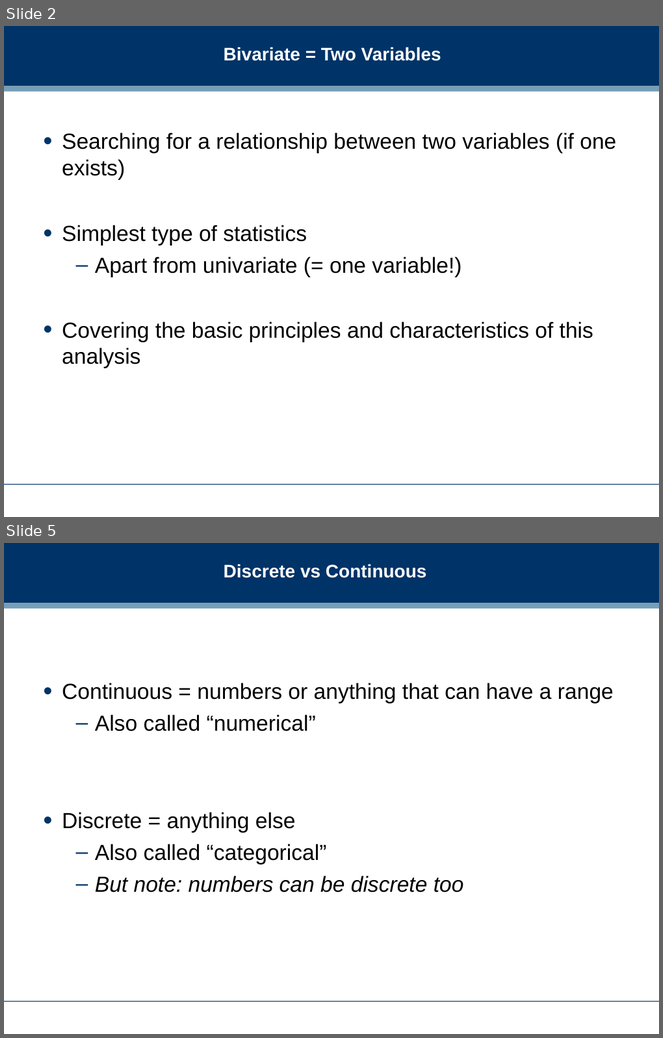
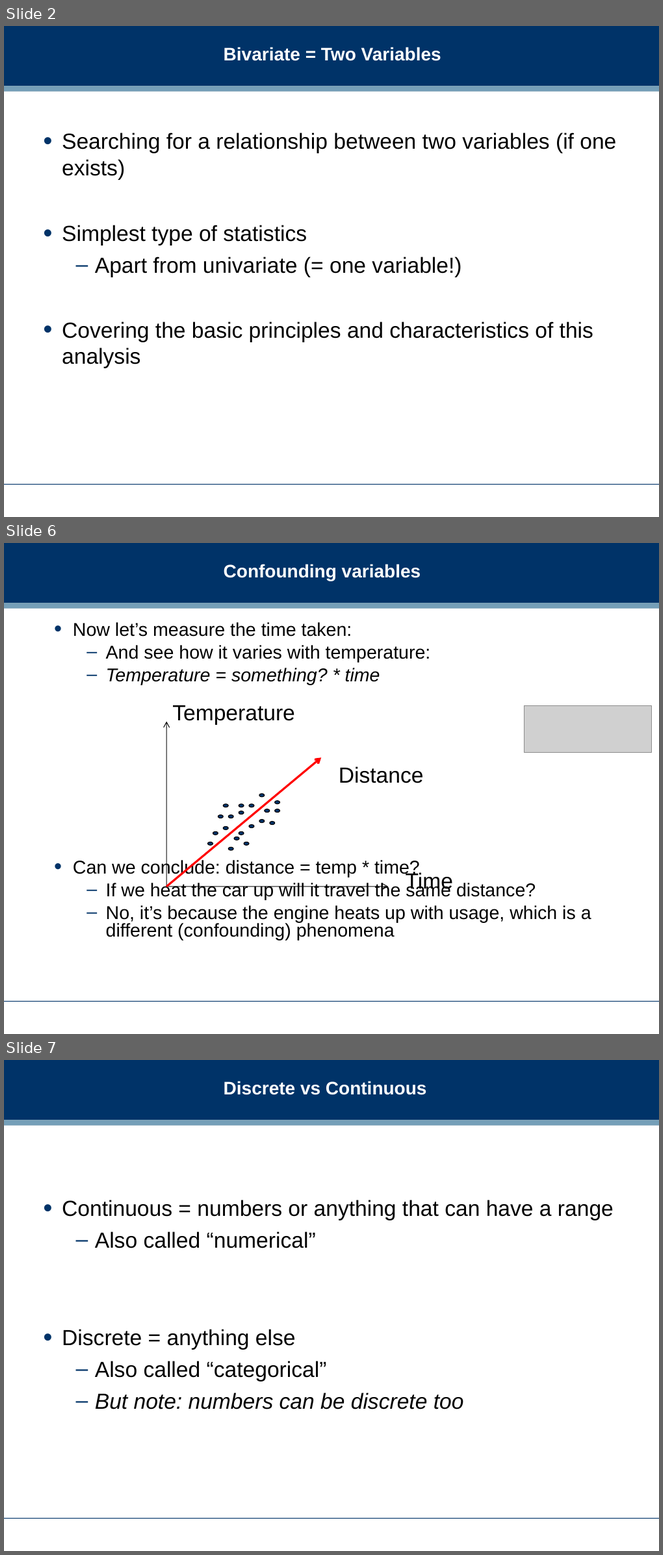
Before and after one commit to dreamind/ix, a slide deck: lectures/making-sense-data/bivariate-analysis.ppt. Shown one above the other, each under a label of ours: slides 2 and 5 before the commit, slides 2, 6 and 7 after it; the slides between them are not shown. The pictures are 663x1038 and 663x1555 pixels, drawn with LibreOffice and Linux fonts; fonts in the diff are those of the drawing; grey boxes stand for pictures; background and template pictures are left out. Boxes give left, top, right and bottom in pixels: in the first picture for what was removed or moved away, otherwise in the second. Text is boxed around its words. In the diff, an @@ line names an element or a change of style, - is before the commit and + after.

```diff
--- a/lectures/making-sense-data/bivariate-analysis.ppt
+++ b/lectures/making-sense-data/bivariate-analysis.ppt
@@ slide 6 added at [4, 543, 659, 1034], background #FFFFFF; not listed: 3 template elements that a slide beside it also shows @@
@@ title added at [224, 564, 421, 581], 20 pt, text #FFFFFF, bold @@
+Confounding variables
@@ text added at [73, 622, 592, 941], 20.4 pt, text #000000 @@
+• Now let’s measure the time taken:
+  – And see how it varies with temperature:
+  – Temperature = something? * time
+• Can we conclude: distance = temp * time?
+  – If we heat the car up will it travel the same distance?
+  – No, it’s because the engine heats up with usage, which is a different (confounding) phenomena
@@ text added at [172, 705, 295, 725], 24 pt, text #000000 @@
+Temperature
@@ picture added at [524, 706, 651, 753] @@
@@ arrow added from (166, 887) to (166, 722), #000000 0.74 pt @@
@@ arrow added from (166, 887) to (321, 758), #FF0000 2.24 pt @@
@@ text added at [339, 767, 424, 783], 24 pt, text #000000 @@
+Distance
@@ ellipse added at [259, 794, 265, 797], fill #003368, outline #000000 0.74 pt @@
@@ ellipse added at [218, 815, 224, 818], fill #003368, outline #000000 0.74 pt @@
@@ ellipse added at [224, 804, 229, 808], fill #003368, outline #000000 0.74 pt @@
@@ ellipse added at [229, 815, 234, 818], fill #003368, outline #000000 0.74 pt @@
@@ ellipse added at [239, 811, 244, 814], fill #003368, outline #000000 0.74 pt @@
@@ ellipse added at [239, 804, 244, 808], fill #003368, outline #000000 0.74 pt @@
@@ ellipse added at [249, 804, 254, 808], fill #003368, outline #000000 0.74 pt @@
@@ ellipse added at [265, 809, 270, 812], fill #003368, outline #000000 0.74 pt @@
@@ ellipse added at [274, 801, 280, 804], fill #003368, outline #000000 0.74 pt @@
@@ ellipse added at [274, 809, 280, 812], fill #003368, outline #000000 0.74 pt @@
@@ ellipse added at [213, 832, 218, 835], fill #003368, outline #000000 0.74 pt @@
@@ ellipse added at [224, 826, 229, 830], fill #003368, outline #000000 0.74 pt @@
@@ ellipse added at [239, 832, 244, 835], fill #003368, outline #000000 0.74 pt @@
@@ ellipse added at [249, 824, 254, 828], fill #003368, outline #000000 0.74 pt @@
@@ ellipse added at [259, 819, 265, 823], fill #003368, outline #000000 0.74 pt @@
@@ ellipse added at [270, 821, 275, 824], fill #003368, outline #000000 0.74 pt @@
@@ ellipse added at [207, 843, 213, 846], fill #003368, outline #000000 0.74 pt @@
@@ ellipse added at [229, 848, 234, 851], fill #003368, outline #000000 0.74 pt @@
@@ ellipse added at [234, 837, 239, 841], fill #003368, outline #000000 0.74 pt @@
@@ ellipse added at [244, 843, 249, 846], fill #003368, outline #000000 0.74 pt @@
@@ text added at [374, 860, 420, 877], 24 pt, text #000000 @@
+Time
@@ arrow added from (166, 887) to (389, 887), #000000 0.74 pt @@
@@ what was slide 5 is now slide 7 @@
```
Also in this commit, not shown: 9 slides changed, 3 other slides added, 3 slides removed.
